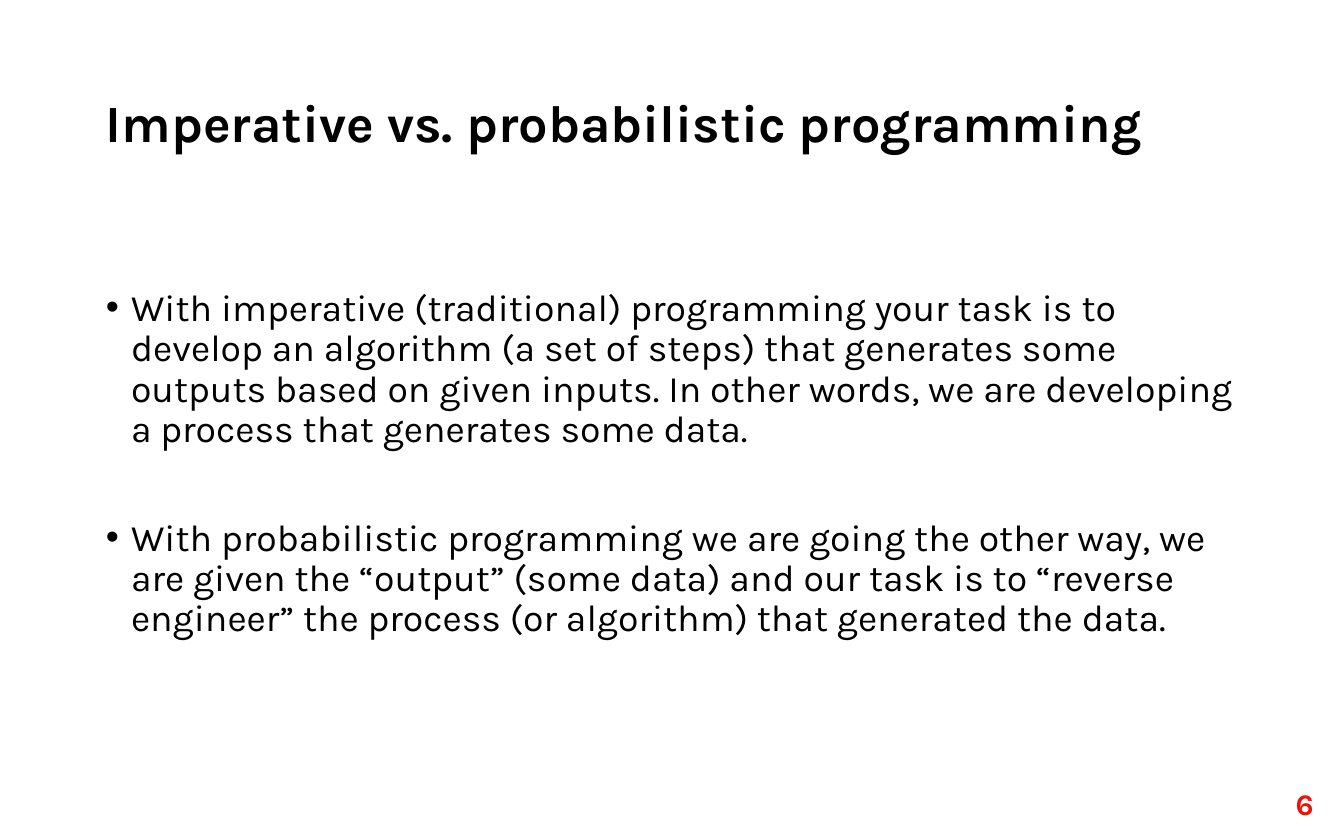
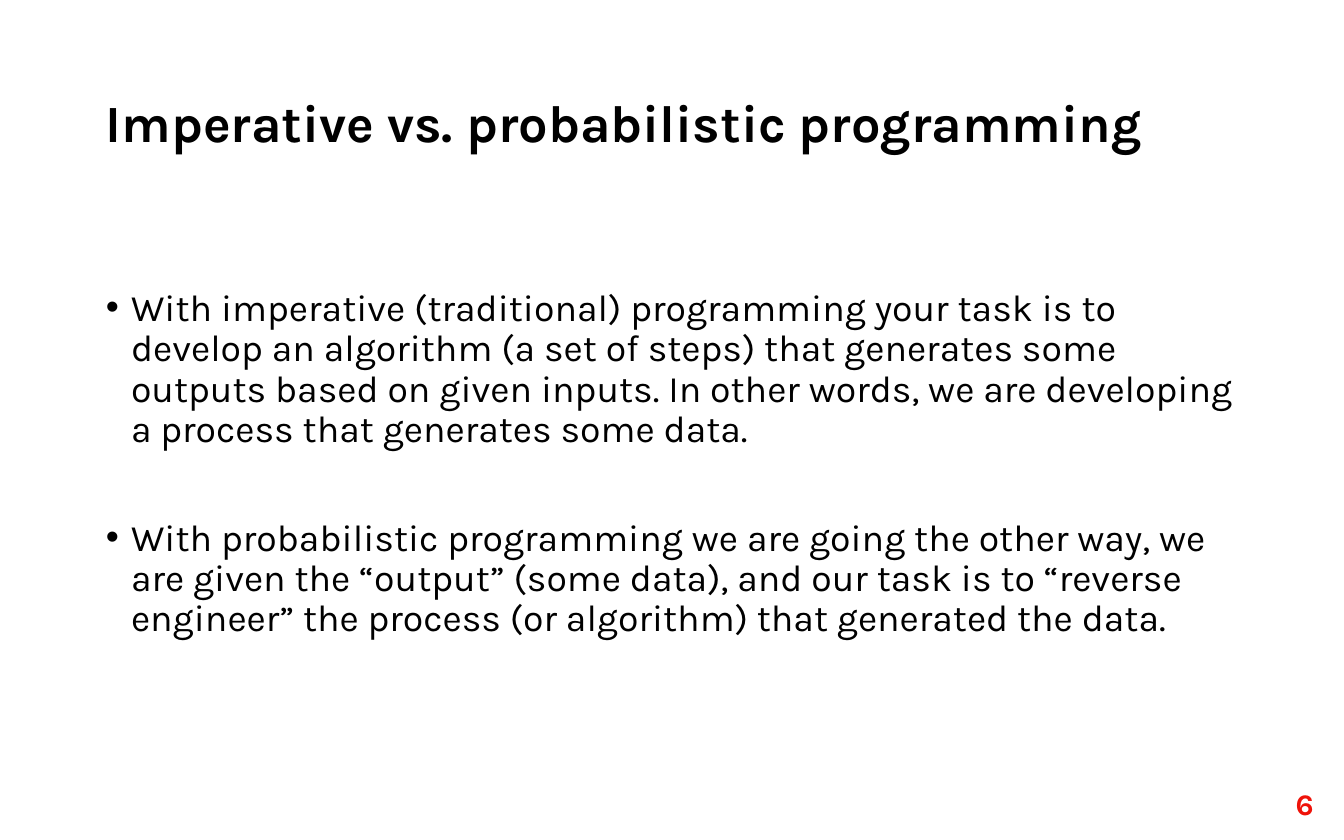
Before and after one commit to fri-datascience/course_bs, a slide deck: slide 6 of session_03_probabilistic_programming/probabilistic_programming.pptx. Drawn at 1344x840 pixels with LibreOffice and Linux fonts; fonts in the diff are those of the drawing. Boxes give left, top, right and bottom in pixels: in the first picture for what was removed or moved away, otherwise in the second. Text is boxed around its words. In the diff, an @@ line names an element or a change of style, - is before the commit and + after.

```diff
--- a/session_03_probabilistic_programming/probabilistic_programming.pptx
+++ b/session_03_probabilistic_programming/probabilistic_programming.pptx
@@ text at (131,525,1205,641): text changed @@
-• With probabilistic programming we are going the other way, we are given the “output” (some data) and our task is to “reverse engineer” the process (or algorithm) that generated the data.
+• With probabilistic programming we are going the other way, we are given the “output” (some data), and our task is to “reverse engineer” the process (or algorithm) that generated the data.
```
Also in this commit, not shown: 2 other slides changed, 1 other file.
